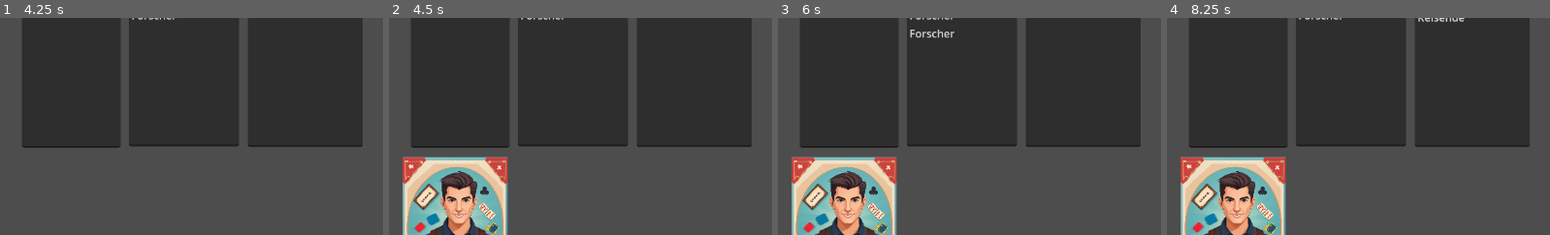
Above: before the commit, frames 1-4 (left to right).
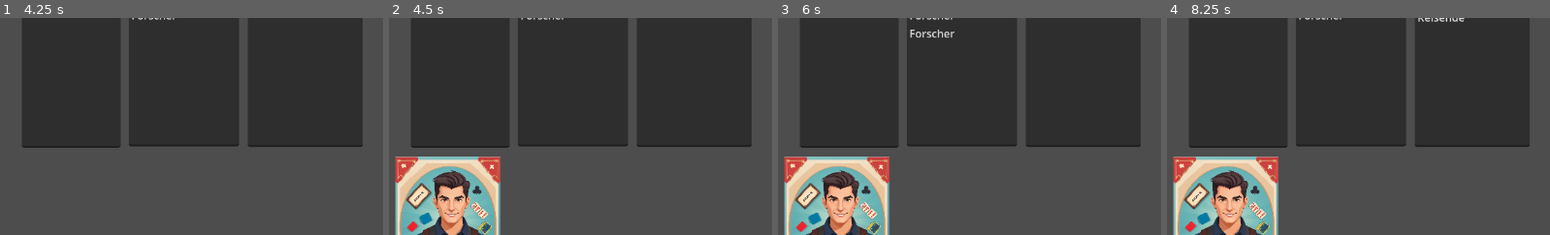
Above: after the commit, the same moments.

Repository: AdminL3/El-Dorado-Assistent
Game: Godot game, scene res://scenes/game.tscn
Two runs of this game, one before a commit and one after it. Both use one fixed random seed, a clock stepped at 60 frames per second and the inputs below.
Inputs (mouse positions are % of the whole screen's width and height, from its top left):
- Up to frame 1 (4.25 s): click (40, 59) at 0.52 s; type "12" at 0.6 s; click "Play" at 1.25 s; click "Play" at 2 s; click "Buy:" at 2.75 s; click "Draw" at 3.5 s
- Up to frame 2 (4.5 s): click "Add card" at 4.25 s
- Up to frame 3 (6 s): click "Buy:" at 5 s; click "Draw" at 5.75 s
- Up to frame 4 (8.25 s): click "Add card" at 6.5 s; click "Buy:" at 7.25 s; click "Play" at 8 s
The pictures show only the part of the screen within x 0-50%, y 50-100%; the shares and areas given below are measured in that part.

Frame 1 is identical in both runs. In frame 2, 7.8% of the frame differs, in the area x 1-32%, y 63-100%; in frame 3, 7.8%; in frame 4, 7.8%.
Error in both runs: Invalid access of index '6' on a base object of type: 'Array'. (res://scripts/manager.gd:184)

Commit message:
removed camera

Diff:
--- a/scenes/game.tscn
+++ b/scenes/game.tscn
@@ -4,10 +4,6 @@
 
 [node name="Game" type="Node2D"]
 script = ExtResource("1_6hv34")
-
-[node name="Camera" type="Camera2D" parent="."]
-anchor_mode = 0
-enabled = false
 
 [node name="Store" type="Label" parent="."]
 offset_left = 828.0
@@ -125,10 +121,10 @@
 [node name="Control" type="Control" parent="."]
 layout_mode = 3
 anchors_preset = 0
-offset_left = 32.0
-offset_top = 532.0
-offset_right = 632.0
-offset_bottom = 634.0
+offset_left = 21.0
+offset_top = 531.0
+offset_right = 621.0
+offset_bottom = 539.0
 
 [connection signal="pressed" from="Buy" to="." method="_on_buycard_0_pressed"]
 [connection signal="pressed" from="Play" to="." method="testplay"]
